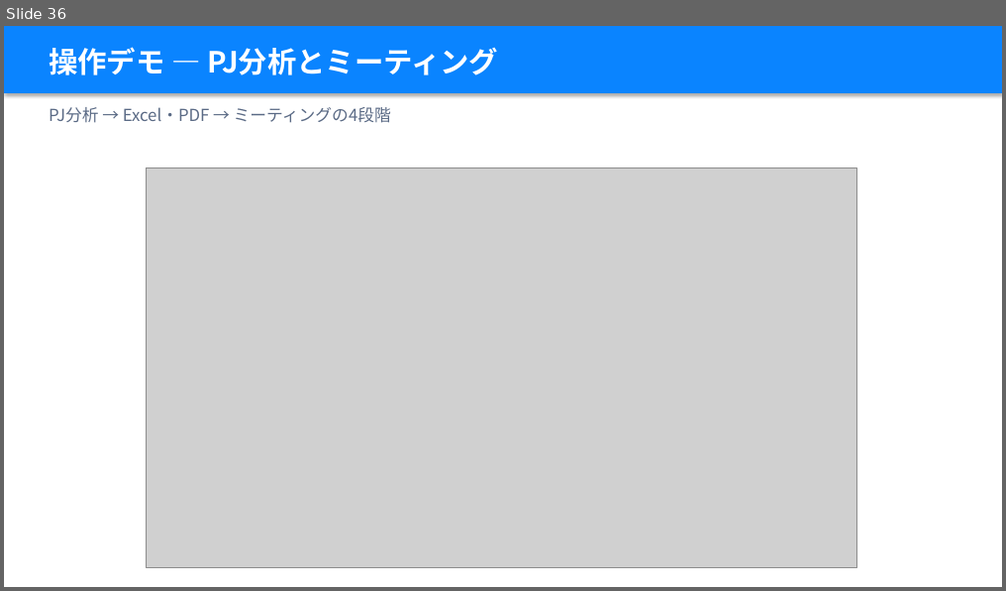
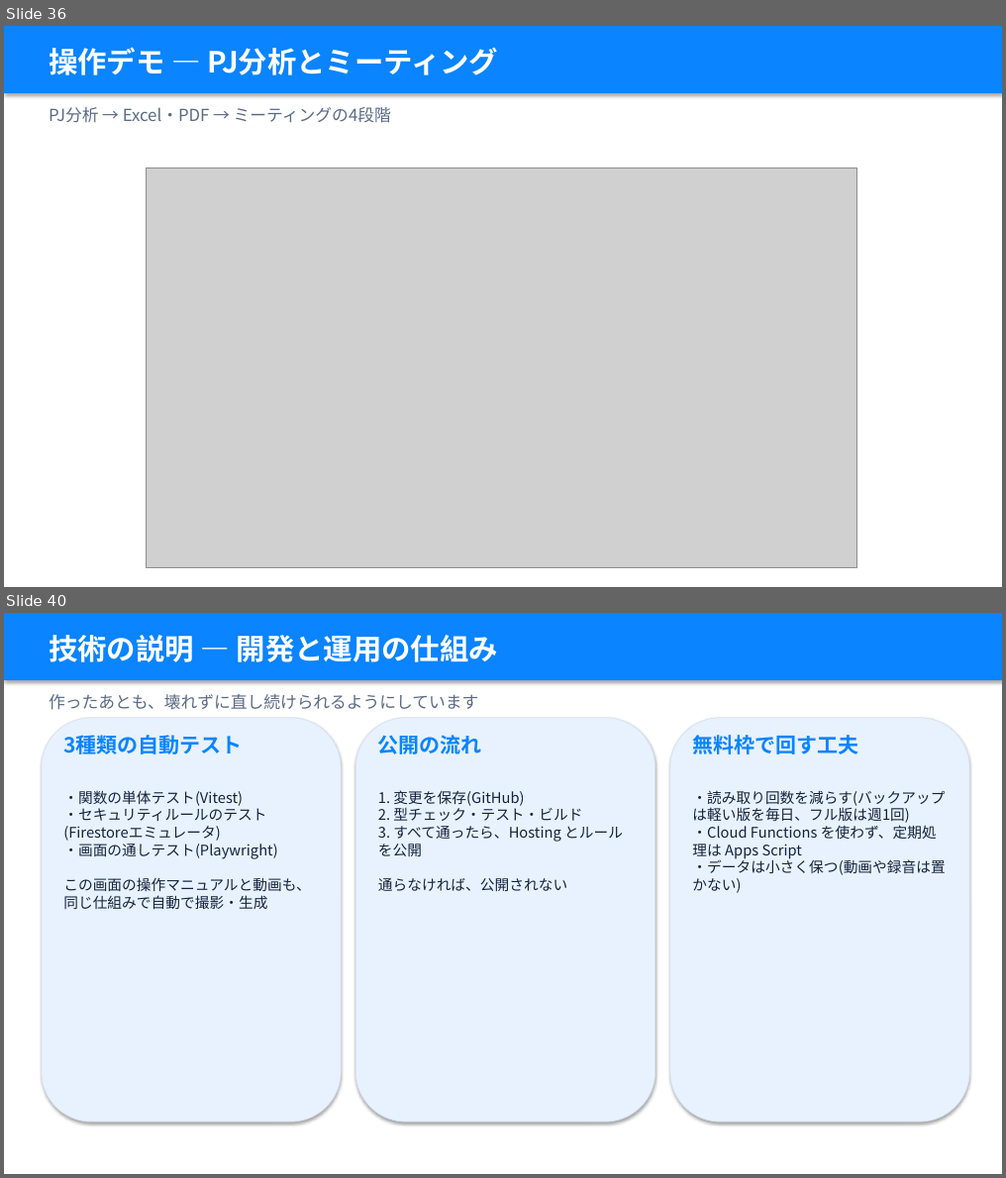
Before and after one commit to takky416-byte/sotsuken_pj_management, a slide deck: docs/manual/卒研PJ管理_説明資料_学生編.pptx. Shown one above the other, each under a label of ours: slide 36 before the commit, slides 36 and 40 after it; the slides between them are not shown. The pictures are 1006x591 and 1006x1178 pixels, drawn with LibreOffice and Linux fonts; fonts in the diff are those of the drawing; grey boxes stand for pictures. Boxes give left, top, right and bottom in pixels: in the first picture for what was removed or moved away, otherwise in the second. Text is boxed around its words. In the diff, an @@ line names an element or a change of style, - is before the commit and + after.

```diff
--- a/docs/manual/卒研PJ管理_説明資料_学生編.pptx
+++ b/docs/manual/卒研PJ管理_説明資料_学生編.pptx
@@ slide 40 added at [4,613,1002,1174], background #FFFFFF @@
@@ rectangle added at [4,613,1002,680], fill #0A84FF @@
@@ text added at [49,635,498,663], 28 pt, text #FFFFFF, bold @@
+技術の説明 — 開発と運用の仕組み
@@ text added at [49,694,478,710], 16 pt, text #5A6A85 @@
+作ったあとも、壊れずに直し続けられるようにしています
@@ rounded rectangle added at [42,718,341,1122], fill #E8F2FF, outline #D7E2F2 0.75 pt @@
@@ rounded rectangle added at [355,718,655,1122], fill #E8F2FF, outline #D7E2F2 0.75 pt @@
@@ rounded rectangle added at [670,718,969,1122], fill #E8F2FF, outline #D7E2F2 0.75 pt @@
@@ text added at [63,735,243,755], 20 pt, text #0A84FF, bold @@
+3種類の自動テスト
@@ text added at [378,735,482,755], 20 pt, text #0A84FF, bold @@
+公開の流れ
@@ text added at [692,735,858,755], 20 pt, text #0A84FF, bold @@
+無料枠で回す工夫
@@ text added at [63,790,311,909], 14 pt, text #14223A @@
+・関数の単体テスト(Vitest)
+・セキュリティルールのテスト(Firestoreエミュレータ)
+・画面の通しテスト(Playwright)
+この画面の操作マニュアルと動画も、同じ仕組みで自動で撮影・生成
@@ text added at [378,790,623,891], 14 pt, text #14223A @@
+1. 変更を保存(GitHub)
+2. 型チェック・テスト・ビルド
+3. すべて通ったら、Hosting とルールを公開
+通らなければ、公開されない
@@ text added at [692,790,944,893], 14 pt, text #14223A @@
+・読み取り回数を減らす(バックアップは軽い版を毎日、フル版は週1回)
+・Cloud Functions を使わず、定期処理は Apps Script
+・データは小さく保つ(動画や録音は置かない)
```
Also in this commit, not shown: 3 other slides added, 1 other file.
